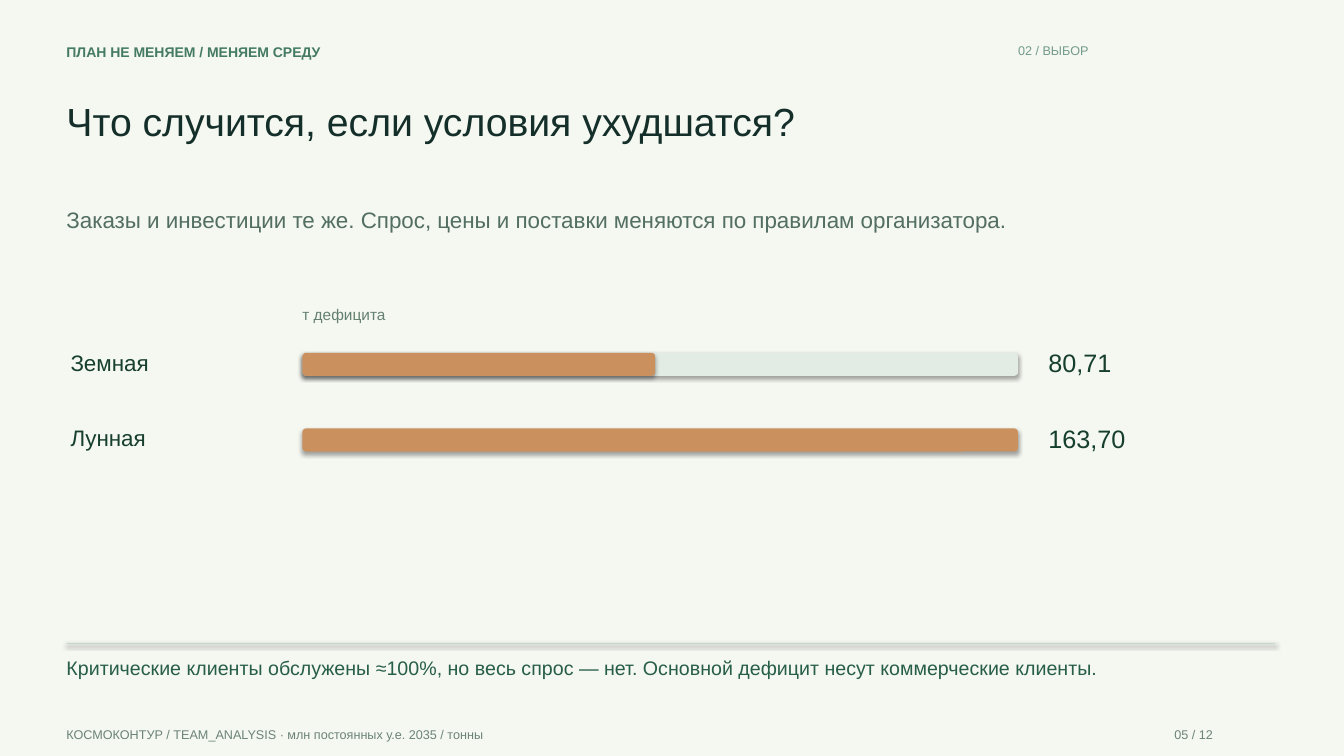
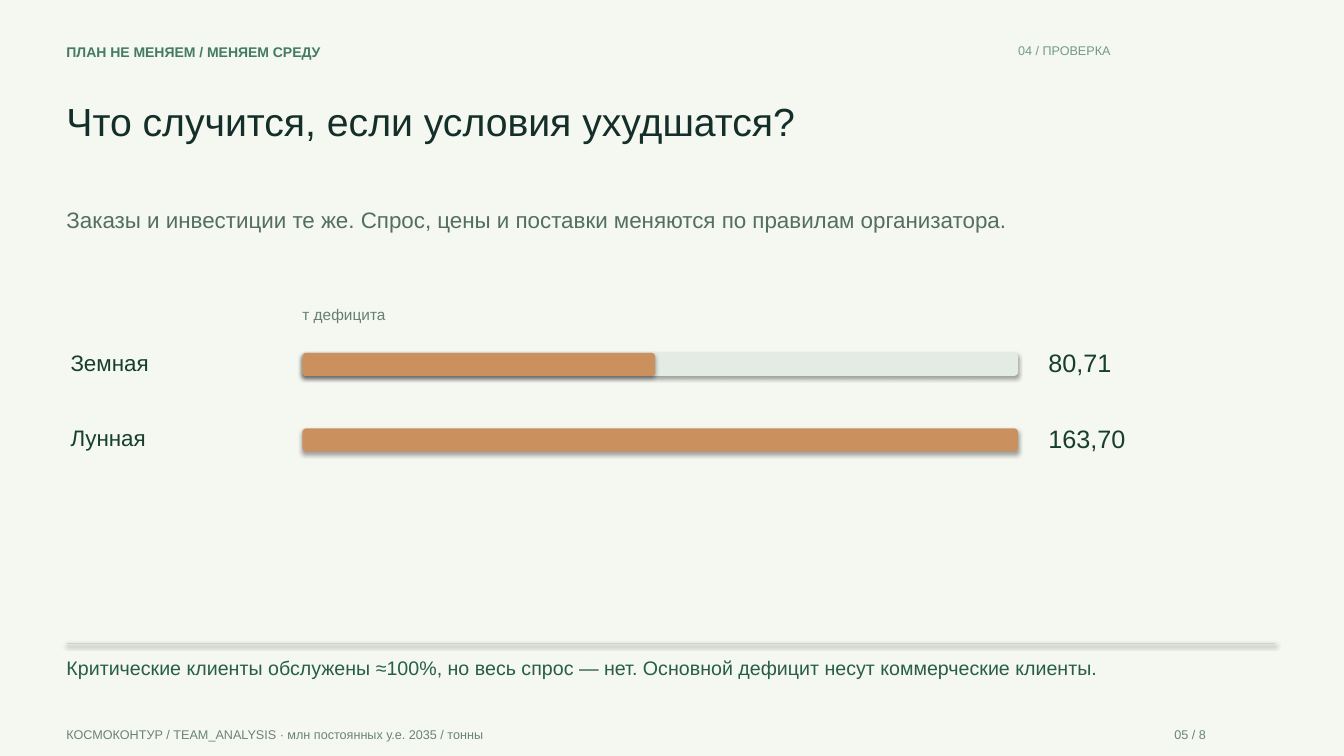
Before and after one commit to overbaffe1/CosmoH, a slide deck: slide 5 of solutions/fuel-contour/docs/PRESENTATION.pptx. Drawn at 1344x756 pixels with LibreOffice and Linux fonts; fonts in the diff are those of the drawing. Boxes give left, top, right and bottom in pixels: in the first picture for what was removed or moved away, otherwise in the second. Text is boxed around its words. In the diff, an @@ line names an element or a change of style, - is before the commit and + after.

```diff
--- a/solutions/fuel-contour/docs/PRESENTATION.pptx
+++ b/solutions/fuel-contour/docs/PRESENTATION.pptx
@@ text at (1018,46,1111,55): text changed @@
-02 / ВЫБОР
+04 / ПРОВЕРКА
@@ text at (1174,730,1206,739): text changed @@
-05 / 12
+05 / 8
```
Also in this commit, not shown: 5 other slides changed, 2 slides added, 6 slides removed, 34 other files.
